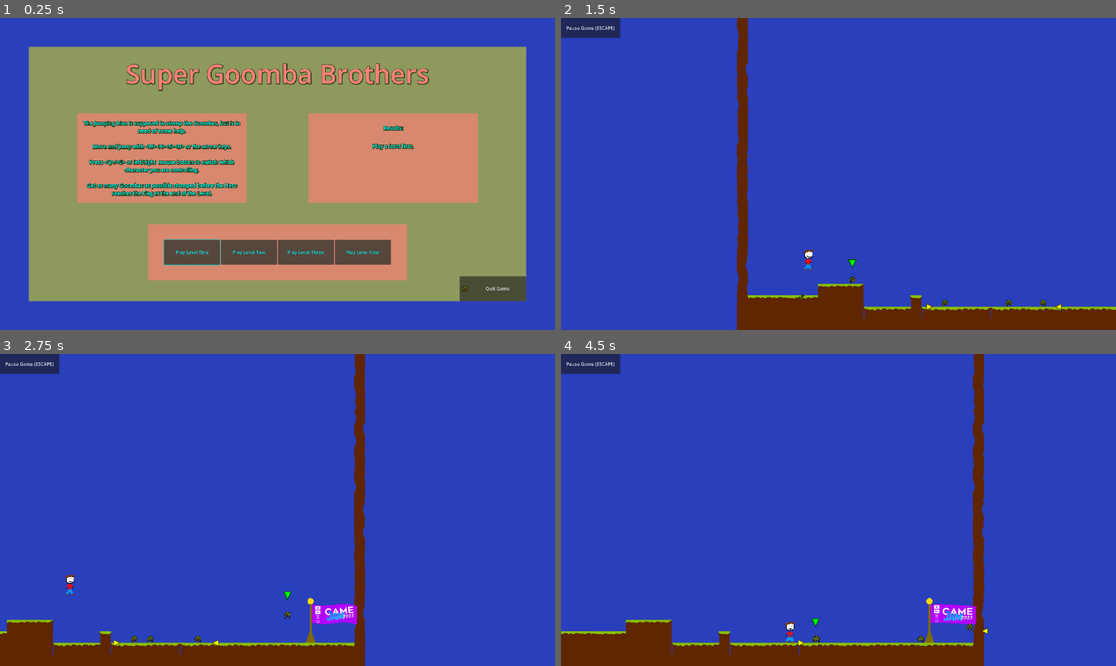
Above: before the commit, frames 1-4 (two rows, left to right).
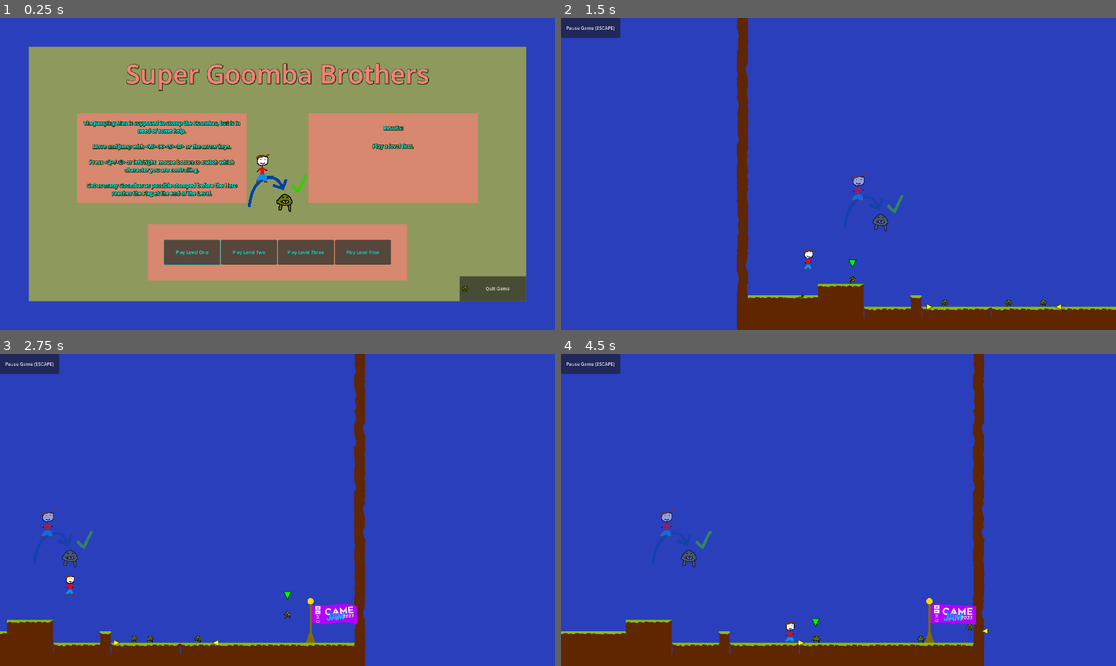
Above: after the commit, the same moments.

Repository: PaulMag/GMTK-Game-Jam-2023
Game: Godot game, scene res://controller/PlayerController.tscn
The game is run twice, just before and just after one commit, with the same random seed, the same clock (stepped at 60 frames per second) and the same inputs.
Inputs:
- Up to frame 1 (0.25 s): no input
- Up to frame 2 (1.5 s): click "Play Level One" at 0.5 s; hold D (move_right) from 1.28 s (still down); hold E (next_monster) from 1.28 s (still down)
- Up to frame 3 (2.75 s): keep holding D (move_right); tap W (jump) at 1.52, 2.27 s; release E (next_monster) at 2.03 s; tap Q (previous_monster) at 2.1 s
- Up to frame 4 (4.5 s): release D (move_right) at 2.78 s; hold A (move_left) 2.78-3.53 s; hold E (next_monster) 2.78-3.53 s; hold D (move_right) from 3.53 s (still down); tap Q (previous_monster) at 3.6 s; tap W (jump) at 3.77 s; hold E (next_monster) from 4.28 s (still down)

The runs differ from the first frame. In frame 1, 0.4% of the frame differs, in the area x 44-56%, y 43-63%; in frame 2, 0.3%; in frame 3, 0.3%; in frame 4, 0.3%.

Commit message:
Add illustration

Diff:
--- a/controller/PlayerController.tscn
+++ b/controller/PlayerController.tscn
@@ -1,9 +1,10 @@
-[gd_scene load_steps=7 format=3 uid="uid://bgc7bcglvrrty"]
+[gd_scene load_steps=8 format=3 uid="uid://bgc7bcglvrrty"]
 
 [ext_resource type="Script" path="res://controller/PlayerController.gd" id="1_cfhfr"]
 [ext_resource type="PackedScene" uid="uid://b2jcdl53fxp5" path="res://controller/Marker.tscn" id="2_g6yyv"]
 [ext_resource type="Script" path="res://controller/PauseScript.gd" id="3_clufc"]
 [ext_resource type="Texture2D" uid="uid://vl5yocnn4ykj" path="res://monster/goomba1.png" id="3_jbqde"]
+[ext_resource type="Texture2D" uid="uid://bvk7px1vbkf6b" path="res://illustration.png" id="5_4qppg"]
 
 [sub_resource type="LabelSettings" id="LabelSettings_nc6og"]
 font_size = 90
@@ -228,6 +229,20 @@
 text = "Quit Game"
 icon = ExtResource("3_jbqde")
 
+[node name="TextureRect" type="TextureRect" parent="MenuScreen"]
+anchors_preset = 8
+anchor_left = 0.5
+anchor_top = 0.5
+anchor_right = 0.5
+anchor_bottom = 0.5
+offset_left = -103.0
+offset_top = -69.5
+offset_right = 103.0
+offset_bottom = 129.5
+grow_horizontal = 2
+grow_vertical = 2
+texture = ExtResource("5_4qppg")
+
 [connection signal="pressed" from="HUD/ButtonPause" to="." method="_on_button_pause_pressed"]
 [connection signal="pressed" from="MenuScreen/ColorRect/ColorRect4/HBoxContainer/ButtonLevel01" to="." method="_on_button_level_01_pressed"]
 [connection signal="pressed" from="MenuScreen/ColorRect/ColorRect4/HBoxContainer/ButtonLevel02" to="." method="_on_button_level_02_pressed"]
--- a/dungeon/DungeonLevel01.tscn
+++ b/dungeon/DungeonLevel01.tscn
@@ -1,10 +1,11 @@
-[gd_scene load_steps=8 format=3 uid="uid://b3yntukp42swl"]
+[gd_scene load_steps=9 format=3 uid="uid://b3yntukp42swl"]
 
 [ext_resource type="Script" path="res://dungeon/DungeonLevel.gd" id="1_6rdu3"]
 [ext_resource type="Texture2D" uid="uid://bter0triuvb2d" path="res://dungeon/tileMap.png" id="2_0c10x"]
 [ext_resource type="PackedScene" uid="uid://bitr1d8ff3idm" path="res://monster/Monster.tscn" id="3_73gfk"]
 [ext_resource type="PackedScene" uid="uid://5jc0w2us51hw" path="res://hero/Hero.tscn" id="4_woufa"]
 [ext_resource type="PackedScene" uid="uid://dl5wg5gpuujkm" path="res://flag/Flag.tscn" id="5_np47p"]
+[ext_resource type="Texture2D" uid="uid://bvk7px1vbkf6b" path="res://illustration.png" id="6_iq4k3"]
 
 [sub_resource type="TileSetAtlasSource" id="TileSetAtlasSource_iquqm"]
 texture = ExtResource("2_0c10x")
@@ -761,3 +762,11 @@
 
 [node name="Goomba5" parent="." instance=ExtResource("3_73gfk")]
 position = Vector2(1060, 1000)
+
+[node name="TextureRect" type="TextureRect" parent="."]
+modulate = Color(1, 1, 1, 0.498039)
+offset_left = 370.0
+offset_top = 540.0
+offset_right = 576.0
+offset_bottom = 739.0
+texture = ExtResource("6_iq4k3")
Binary file added: illustration.png
Not shown, added: illustration.png.import
Not shown, changed: .gitignore
